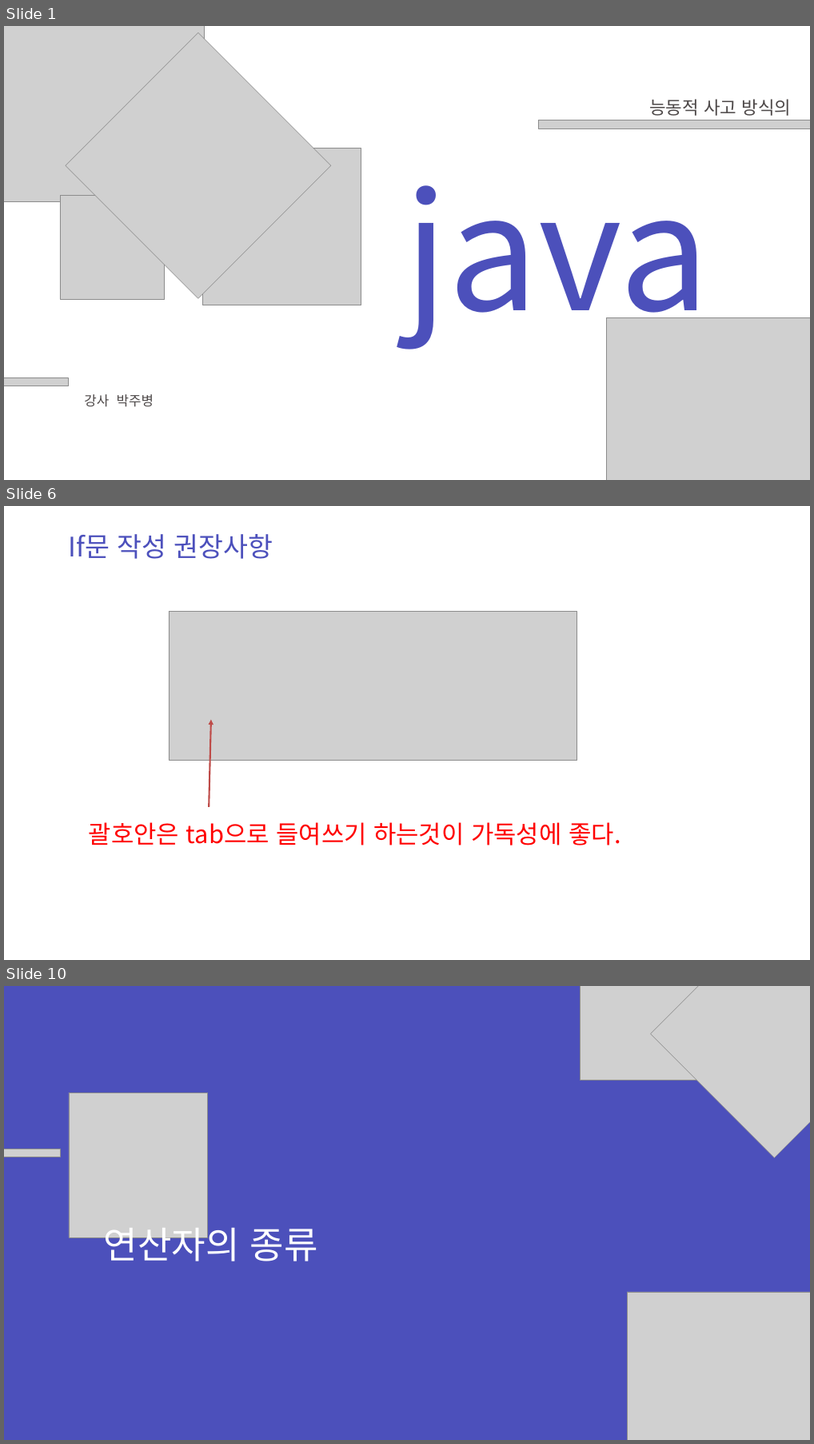
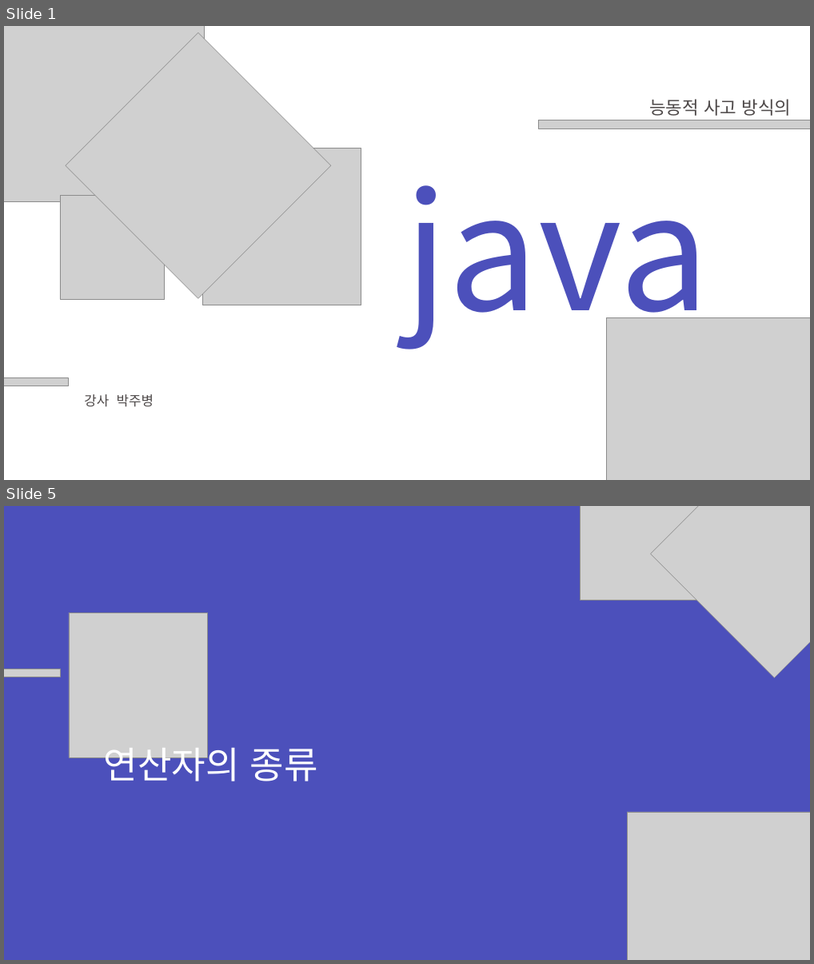
Before and after one commit to zest132/JavaLecture, a slide deck: JavaLecture/LectureFile/java 3강.pptx. Shown one above the other, each under a label of ours: slides 1, 6 and 10 before the commit, slides 1 and 5 after it; the slides between them are not shown. The pictures are 814x1444 and 814x964 pixels, drawn with LibreOffice and Linux fonts; fonts in the diff are those of the drawing; grey boxes stand for pictures. Boxes give left, top, right and bottom in pixels: in the first picture for what was removed or moved away, otherwise in the second. Text is boxed around its words. In the diff, an @@ line names an element or a change of style, - is before the commit and + after.

Commit message:
복습 문제 작성중

```diff
--- a/JavaLecture/LectureFile/java 3강.pptx
+++ b/JavaLecture/LectureFile/java 3강.pptx
@@ slide 6 removed at [4,506,810,960], background #FFFFFF @@
@@ text removed at [69,534,274,559] @@
-If문 작성 권장사항
@@ picture removed at [169,611,577,760] @@
@@ arrow removed from (209, 807) to (211, 720) @@
@@ text removed at [89,822,622,845] @@
-괄호안은 tab으로 들여쓰기 하는것이 가독성에 좋다.
@@ what was slide 10 is now slide 5 @@
```
Also in this commit, not shown: 1 slide changed, 2 slides added, 6 other slides removed, 2 other files.
